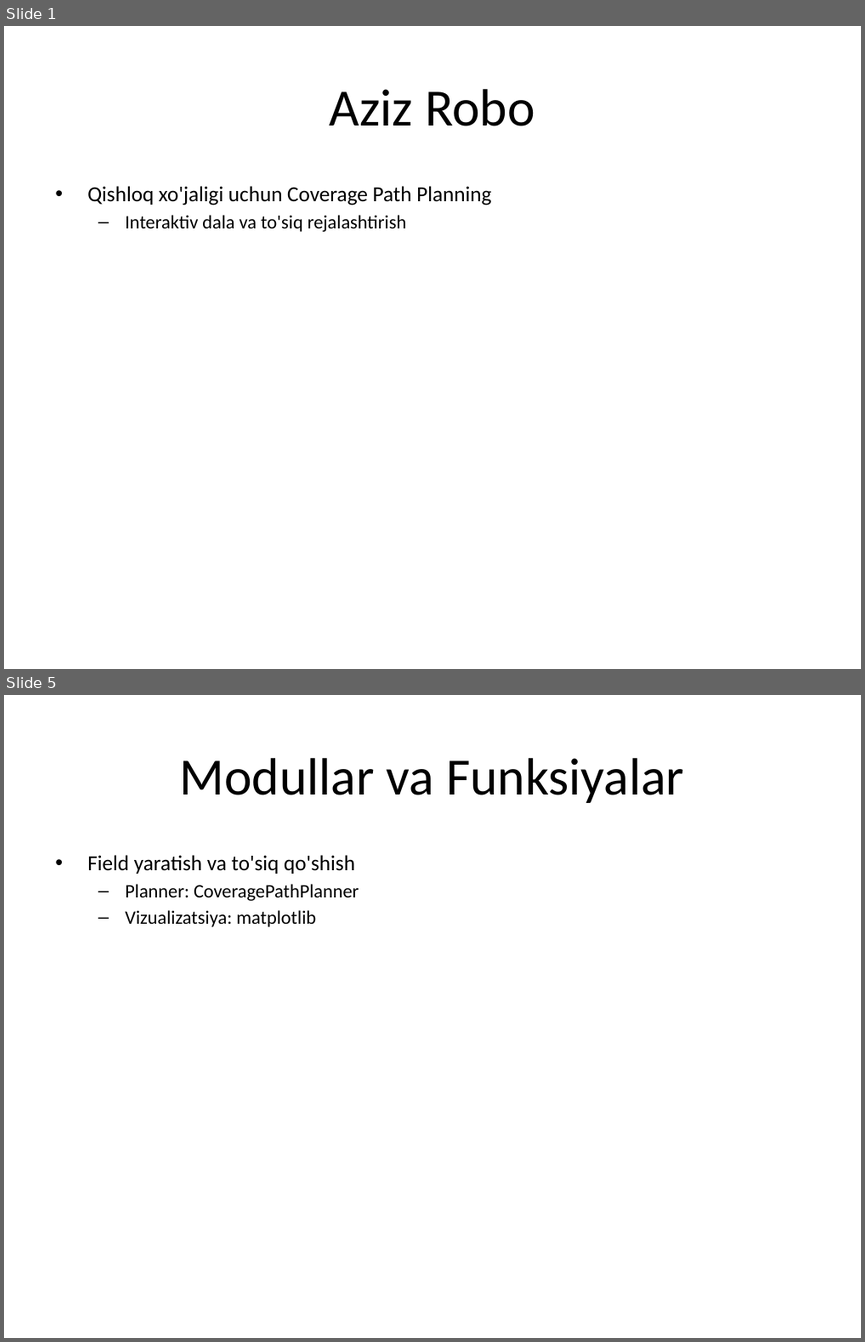
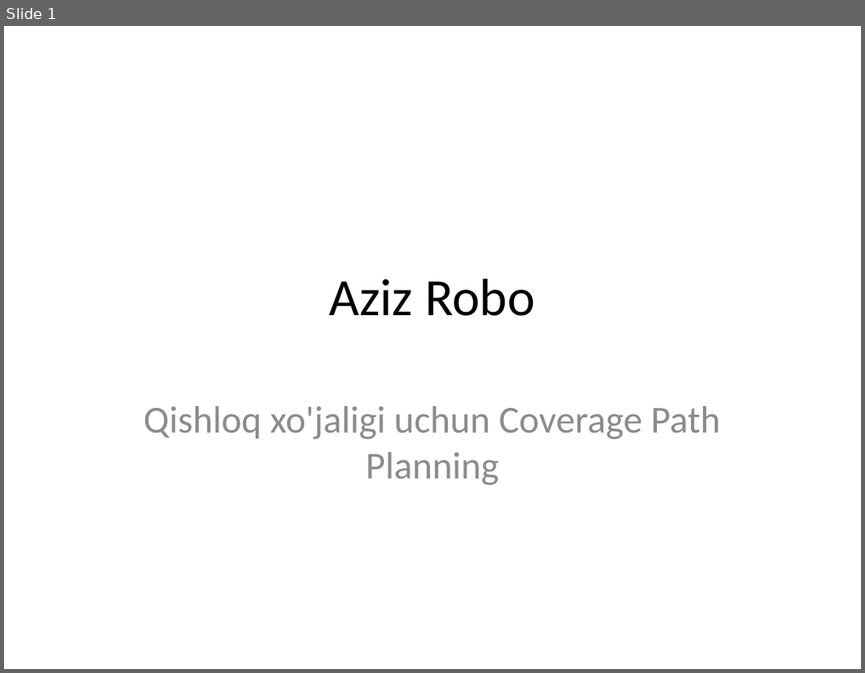
Before and after one commit to Nameless-devv/aziz, a slide deck: Aziz_Presentation.pptx. Shown one above the other, each under a label of ours: slides 1 and 5 before the commit, slide 1 after it; the slides between them are not shown. The pictures are 865x1342 and 865x673 pixels, drawn with LibreOffice and Linux fonts; fonts in the diff are those of the drawing. Boxes give left, top, right and bottom in pixels: in the first picture for what was removed or moved away, otherwise in the second. Text is boxed around its words. In the diff, an @@ line names an element or a change of style, - is before the commit and + after.

Commit message:
Styled presentation generator: nav bar and results slide design

```diff
--- a/Aziz_Presentation.pptx
+++ b/Aziz_Presentation.pptx
@@ slide 5 removed at [4, 695, 861, 1338], background #FFFFFF @@
@@ title removed at [180, 758, 684, 803] @@
-Modullar va Funksiyalar
@@ text removed at [87, 855, 358, 927] @@
-• Field yaratish va to'siq qo'shish
-  – Planner: CoveragePathPlanner
-  – Vizualizatsiya: matplotlib
@@ slide 1 changed as well @@
@@ title "Aziz Robo": place and size @@
-title "Aziz Robo" at [330, 89, 534, 126]
+title "Aziz Robo" at [330, 278, 534, 316]
@@ subtitle at [125, 215, 407, 232]: paragraph removed @@
-  – Interaktiv dala va to'siq rejalashtirish
@@ subtitle "Qishloq xo'jaligi uchun Coverage Path ...": place and size @@
-subtitle "Qishloq xo'jaligi uchun Coverage Path ..." at [87, 186, 491, 232]
+subtitle "Qishloq xo'jaligi uchun Coverage Path ..." at [143, 406, 721, 485]
@@ subtitle "Qishloq xo'jaligi uchun Coverage Path ..." at [143, 406, 721, 485]: size 18 to 32 pt, text colour #000000 to #8C8C8C; alignment left to centre; bullet • to none; more space between paragraphs @@
```
Also in this commit, not shown: 1 slide added, 8 other slides removed, 1 other file.
